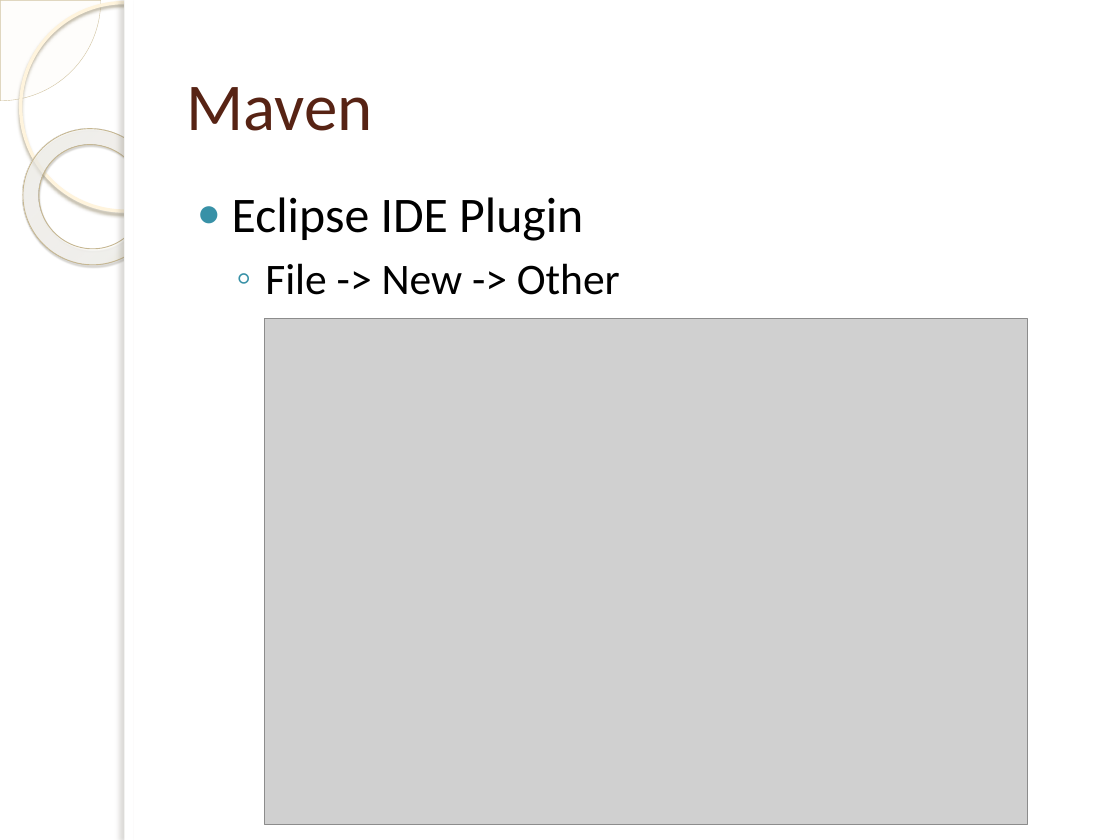
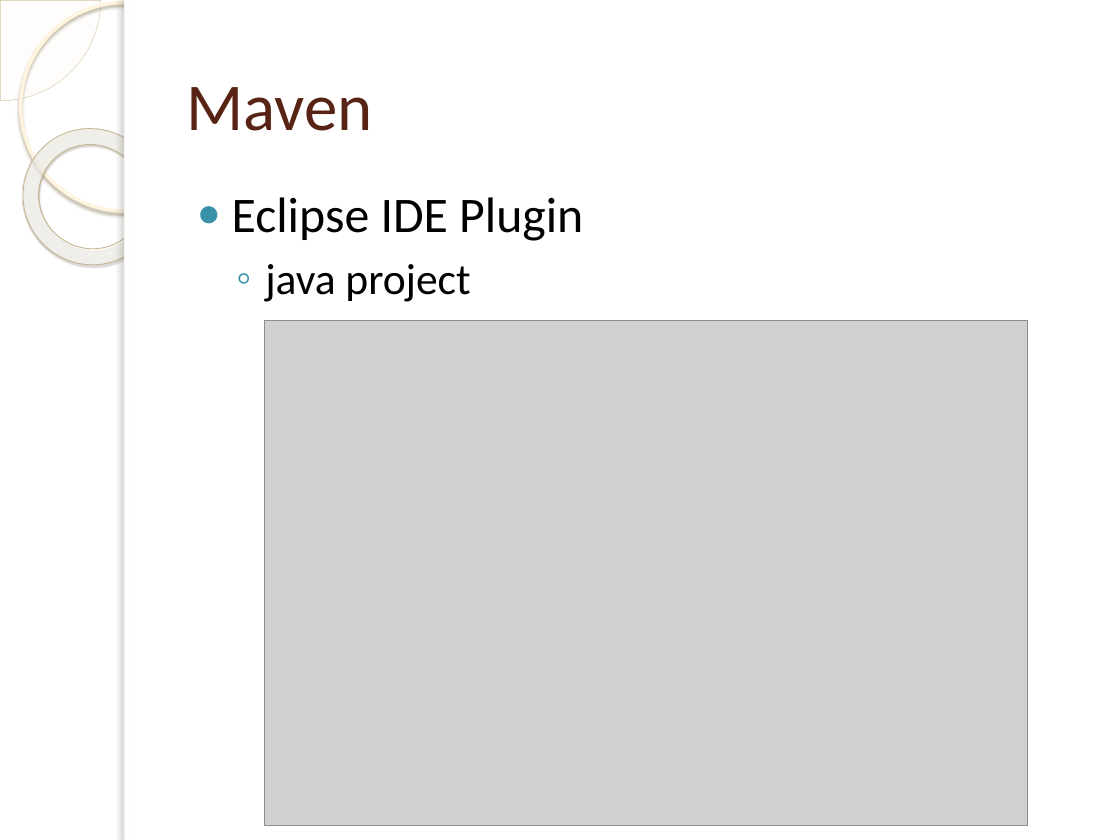
Before and after one commit to tassun/train-maven, a slide deck: slide 24 of Introduction to Maven.pptx (slide 23 before the commit). Drawn at 1120x840 pixels with LibreOffice and Linux fonts; fonts in the diff are those of the drawing; grey boxes stand for pictures; background and template pictures are left out. Boxes give left, top, right and bottom in pixels: in the first picture for what was removed or moved away, otherwise in the second. Text is boxed around its words. In the diff, an @@ line names an element or a change of style, - is before the commit and + after.

```diff
--- a/Introduction to Maven.pptx
+++ b/Introduction to Maven.pptx
@@ text at (x1=265, y1=264, x2=470, y2=302): text changed @@
-  ◦ File -> New -> Other
+  ◦ java project
```
Also in this commit, not shown: 3 other slides changed, 3 slides added, 1 other file.
